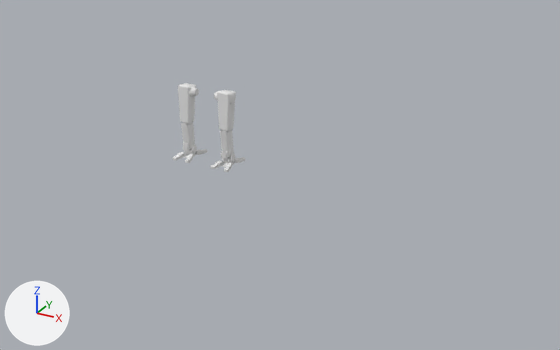
An edit to the Blender file mech001.blend, drawn before and after from the same camera.
Both versions are drawn from a 50 mm camera at (120.1, -175.0, 87.5) aimed at (28.4, -8.2, 4.1). Arrows for +X, +Y and +Z are at lower left; the lights stay in place.

The first picture shows 'Cylinder', 'RightGroup', 'finger.000', 'finger.001', 'finger.002', 'foot.lower', 'foot.midle', 'foot.upper', 'leg'.
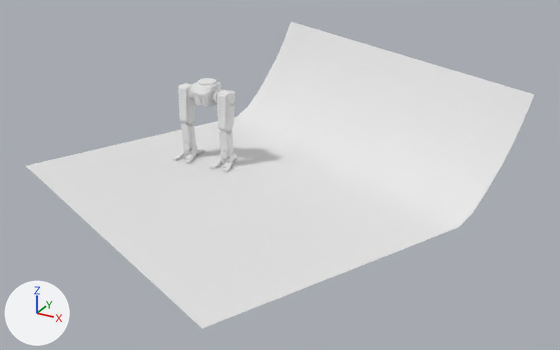
Boxes [x1, y1, x2, y2] around the edits, measured in the pictures (560 x 350 px):
```json
{"object": "Floor", "change": "added", "after": [26, 22, 534, 329]}
{"object": "RightGroup", "change": "reshaped, moved, turned", "before": [211, 90, 245, 172], "after": [206, 83, 237, 172]}
{"object": "leg", "change": "moved", "before": [178, 83, 196, 125], "after": [178, 83, 195, 125]}
{"object": "Cube", "change": "added", "after": [193, 78, 221, 106]}
{"object": "foot.upper", "change": "moved", "before": [181, 121, 195, 150], "after": [181, 122, 196, 150]}
{"object": "Cylinder", "change": "moved", "before": [180, 84, 199, 97], "after": [178, 83, 195, 99]}
{"object": "finger.002", "change": "moved", "before": [173, 152, 185, 161], "after": [173, 152, 186, 161]}
{"object": "foot.lower", "change": "moved", "before": [184, 149, 196, 158], "after": [184, 149, 196, 158]}
{"object": "finger.001", "change": "moved", "before": [185, 154, 193, 163], "after": [185, 154, 194, 164]}
{"object": "finger.000", "change": "moved, turned", "before": [195, 149, 207, 155], "after": [195, 148, 204, 154]}
{"object": "foot.midle", "change": "moved", "before": [183, 145, 197, 152], "after": [183, 145, 197, 152]}
```

Edits to the scene script, one JSON object a line:
```json
{"op": "add", "block": "me_plane", "code": ["me_plane = bpy.data.meshes.new('Plane')", "me_plane.from_pydata([(1.0, -1.0, 0.0), (-1.0, -1.0, 0.0), (1.0, 0.91, 0.59), (-1.0, 0.91, 0.59), (1.0, 0.54, 0.05), (1.0, 0.36, 0.0), (-1.0, 0.36, 0.0), (1.0, 0.45, 0.0), (1.0, 0.85, 0.47), (1.0, 0.78, 0.35), (1.0, 0.71, 0.24), (1.0, 0.63, 0.14), (-1.0, 0.45, 0.0), (-1.0, 0.54, 0.05), (-1.0, 0.63, 0.14), (-1.0, 0.71, 0.24), (-1.0, 0.78, 0.35), (-1.0, 0.85, 0.47)], [], [(7, 4, 13, 12), (0, 5, 6, 1), (11, 10, 15, 14), (5, 7, 12, 6), (8, 2, 3, 17), (4, 11, 14, 13), (10, 9, 16, 15), (9, 8, 17, 16)])", "me_plane.polygons.foreach_set('use_smooth', [True] * 8)"]}
{"op": "add", "block": "me_cube_002", "code": ["me_cube_002 = bpy.data.meshes.new('Cube.002')", "me_cube_002.from_pydata(...)  # 120 vertices, 89 faces; spans x -2.02..2.02, y -2.45..2.37, z -2.14..2.35", "me_cube_002.materials.append(mat_material)  # white #e7e7e7"]}
{"op": "remove", "block": "col_leftgroup", "code": "col_leftgroup.objects.link(ob_finger_003)"}
{"op": "set", "path": "ob_leg.location", "old": "(-6.7, 0.0, 19.6)", "new": "(-6.6, 0.0, 19.6)"}
{"op": "set", "path": "ob_cylinder.location", "old": "(-6.7, 0.0, 20.0)", "new": "(-6.6, 0.0, 19.9)"}
{"op": "set", "path": "ob_foot_upper.location", "old": "(-6.7, 0.0, 2.3)", "new": "(-6.6, 0.0, 2.3)"}
{"op": "set", "path": "ob_foot_midle.location", "old": "(-6.7, 0.0, 2.5)", "new": "(-6.6, 0.0, 2.5)"}
{"op": "set", "path": "ob_finger_001.location", "old": "(-5.3, -1.2, 0.6)", "new": "(-5.2, -1.2, 0.5)"}
{"op": "set", "path": "ob_finger_002.location", "old": "(-8.0, -1.2, 0.6)", "new": "(-7.9, -1.2, 0.5)"}
{"op": "set", "path": "ob_finger_000.location", "old": "(-5.3, 1.3, 0.6)", "new": "(-6.2, 1.5, 0.5)"}
{"op": "set", "path": "ob_finger_000.rotation_euler", "old": "(0.0843, 0.0226, 2.881)", "new": "(0.0843, 0.0226, 3.052)", "note": "degrees (4.8, 1.3, 165) -> degrees (4.8, 1.3, 175)"}
{"op": "remove", "block": "ob_finger_003", "code": ["ob_finger_003 = bpy.data.objects.new('finger.003', me_finger)", "ob_finger_003.location = (-8.0, 1.3, 0.6)", "ob_finger_003.rotation_euler = (0.0843, -0.0226, 3.402)  # degrees (4.8, -1.3, 195)"]}
{"op": "set", "path": "ob_foot_lower.location", "old": "(-6.7, 0.0, 2.5)", "new": "(-6.6, 0.0, 2.5)"}
{"op": "set", "path": "ob_rightgroup.location", "old": "(0.1, 0.0, 0.0)", "new": "(0.0, 0.0, 0.0)"}
{"op": "add", "block": "ob_floor", "code": ["ob_floor = bpy.data.objects.new('Floor', me_plane)", "ob_floor.location = (22.2, -5.0, -0.4)", "ob_floor.rotation_euler = (0.0, 0.0, -0.442)  # degrees (0, 0, -25)", "ob_floor.scale = (50.0, 50.0, 50.0)"]}
{"op": "add", "block": "ob_cube", "code": ["ob_cube = bpy.data.objects.new('Cube', me_cube_002)", "ob_cube.location = (0.0, 0.0, 20.3)", "ob_cube.scale = (1.47, 1.47, 1.47)"]}
```
